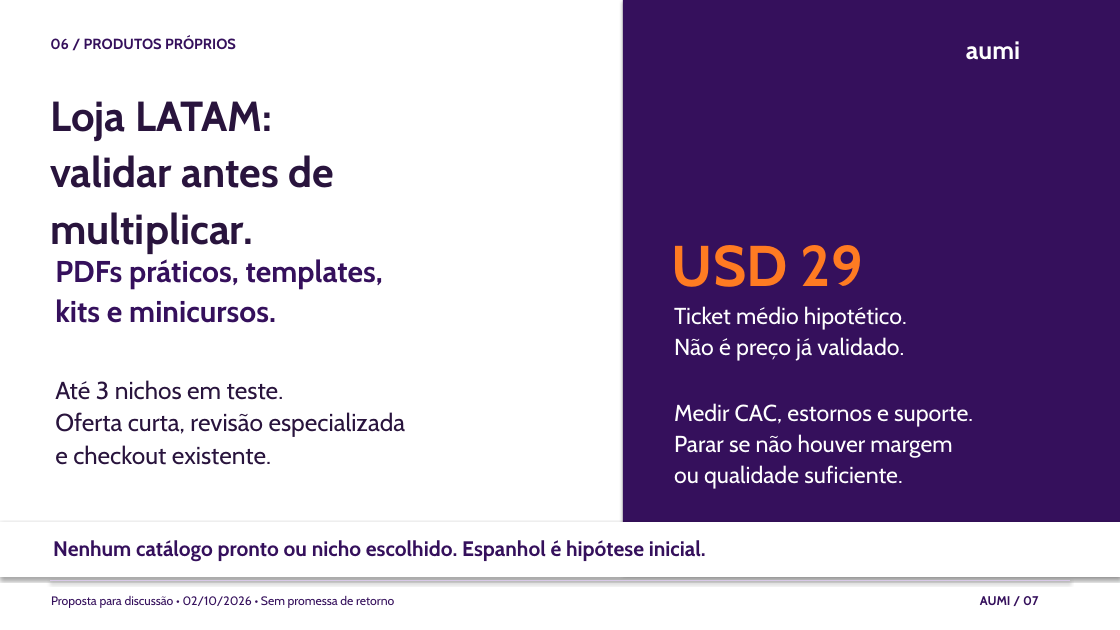
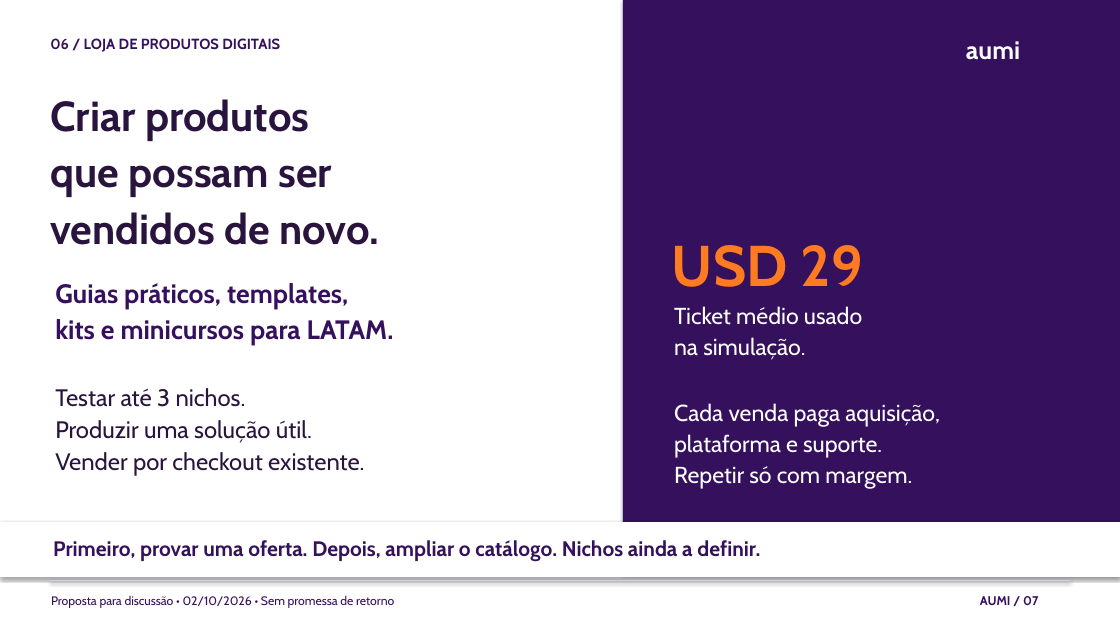
Before and after one commit to juboyy/topologic-business-plan, a slide deck: slide 7 of pitch-deck.pptx. Drawn at 1120x630 pixels with LibreOffice and Linux fonts; fonts in the diff are those of the drawing. Boxes give left, top, right and bottom in pixels: in the first picture for what was removed or moved away, otherwise in the second. Text is boxed around its words. In the diff, an @@ line names an element or a change of style, - is before the commit and + after.

```diff
--- a/pitch-deck.pptx
+++ b/pitch-deck.pptx
@@ text at (50, 38, 280, 52): text changed @@
-06 / PRODUTOS PRÓPRIOS
+06 / LOJA DE PRODUTOS DIGITAIS
@@ text at (50, 99, 380, 245): text changed @@
-Loja LATAM:
-validar antes de
-multiplicar.
+Criar produtos
+que possam ser
+vendidos de novo.
@@ text at (55, 283, 394, 344): text changed; size 25.8 to 22.8 pt @@
-PDFs práticos, templates,
-kits e minicursos.
+Guias práticos, templates,
+kits e minicursos para LATAM.
@@ text at (674, 306, 862, 360): text changed @@
-Ticket médio hipotético.
-Não é preço já validado.
+Ticket médio usado
+na simulação.
@@ text at (55, 388, 364, 476): text changed; size 21 to 20.4 pt @@
-Até 3 nichos em teste.
-Oferta curta, revisão especializada
-e checkout existente.
+Testar até 3 nichos.
+Produzir uma solução útil.
+Vender por checkout existente.
@@ text at (674, 403, 940, 489): text changed @@
-Medir CAC, estornos e suporte.
-Parar se não houver margem
-ou qualidade suficiente.
+Cada venda paga aquisição,
+plataforma e suporte.
+Repetir só com margem.
@@ text at (53, 540, 760, 562): text changed @@
-Nenhum catálogo pronto ou nicho escolhido. Espanhol é hipótese inicial.
+Primeiro, provar uma oferta. Depois, ampliar o catálogo. Nichos ainda a definir.
```
Also in this commit, not shown: 18 other slides changed, 1 slide added, 1 slide removed, 4 other files.
